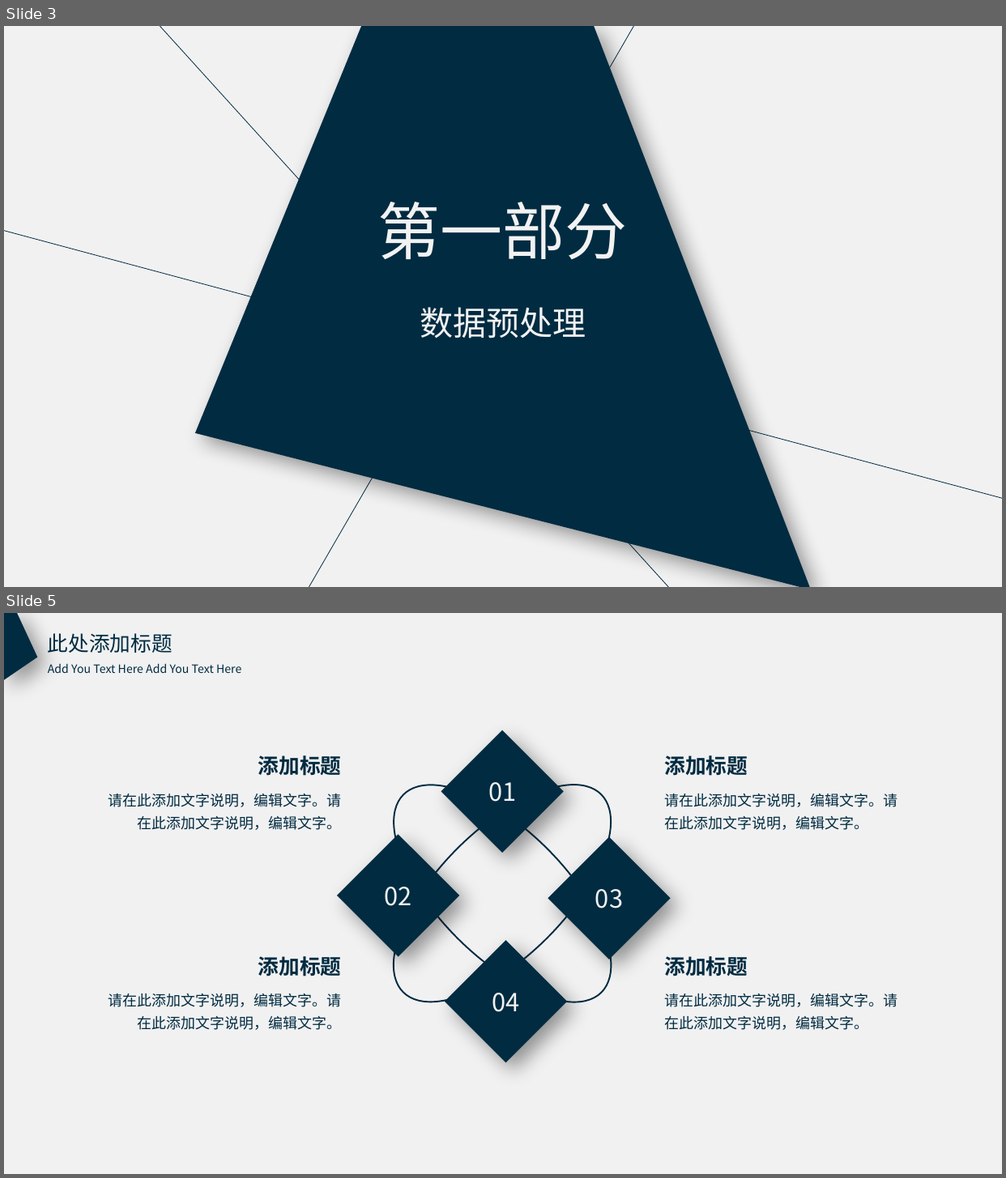
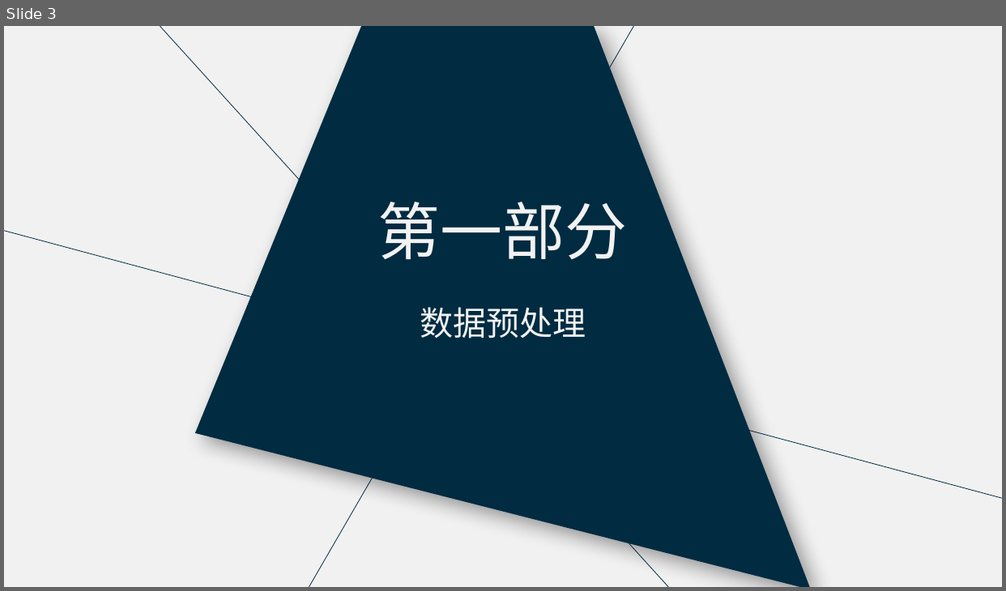
Before and after one commit to l3155/Excercise, a slide deck: 数据分析竞赛_张军军.pptx. Shown one above the other, each under a label of ours: slides 3 and 5 before the commit, slide 3 after it; the slides between them are not shown. The pictures are 1006x1178 and 1006x591 pixels, drawn with LibreOffice and Linux fonts; fonts in the diff are those of the drawing. Boxes give left, top, right and bottom in pixels: in the first picture for what was removed or moved away, otherwise in the second. Text is boxed around its words. In the diff, an @@ line names an element or a change of style, - is before the commit and + after.

```diff
--- a/数据分析竞赛_张军军.pptx
+++ b/数据分析竞赛_张军军.pptx
@@ slide 5 removed at bbox=[4, 613, 1002, 1174], background #F1F1F1 @@
@@ freeform shape removed at bbox=[4, 613, 38, 680] @@
@@ text removed at bbox=[48, 633, 172, 653] @@
-此处添加标题
@@ text removed at bbox=[48, 663, 241, 673] @@
-Add You Text Here Add You Text Here
@@ diamond removed at bbox=[441, 730, 564, 854] @@
-01
@@ text removed at bbox=[258, 756, 342, 776] @@
-添加标题
@@ ellipse removed at bbox=[359, 750, 646, 1037] @@
@@ ellipse removed at bbox=[359, 750, 646, 1037] @@
@@ text removed at bbox=[664, 756, 748, 776] @@
-添加标题
@@ text removed at bbox=[108, 794, 341, 830] @@
-请在此添加文字说明，编辑文字。请在此添加文字说明，编辑文字。
@@ text removed at bbox=[664, 794, 897, 830] @@
-请在此添加文字说明，编辑文字。请在此添加文字说明，编辑文字。
@@ diamond removed at bbox=[337, 835, 460, 957] @@
-02
@@ diamond removed at bbox=[548, 837, 671, 960] @@
-03
@@ diamond removed at bbox=[445, 940, 568, 1063] @@
-04
@@ text removed at bbox=[258, 956, 342, 977] @@
-添加标题
@@ text removed at bbox=[664, 956, 748, 977] @@
-添加标题
@@ text removed at bbox=[108, 994, 341, 1030] @@
-请在此添加文字说明，编辑文字。请在此添加文字说明，编辑文字。
@@ text removed at bbox=[664, 994, 897, 1030] @@
-请在此添加文字说明，编辑文字。请在此添加文字说明，编辑文字。
```
Also in this commit, not shown: 1 slide changed, 1 slide added, 1 other slide removed.
